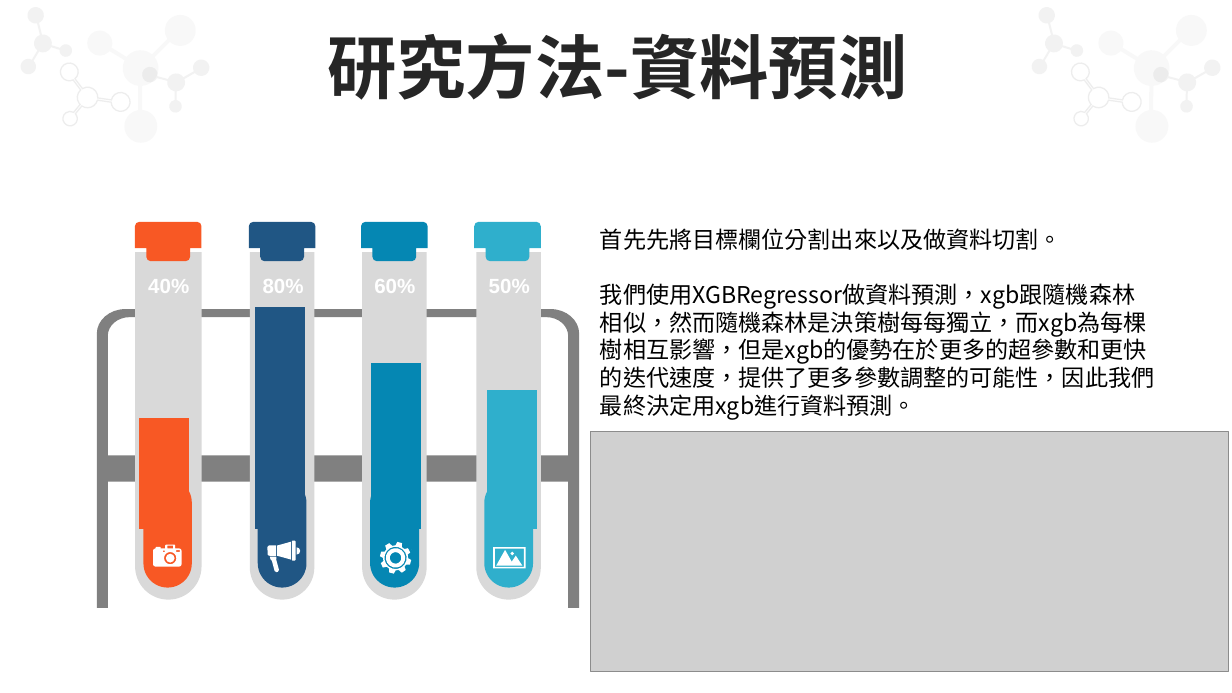
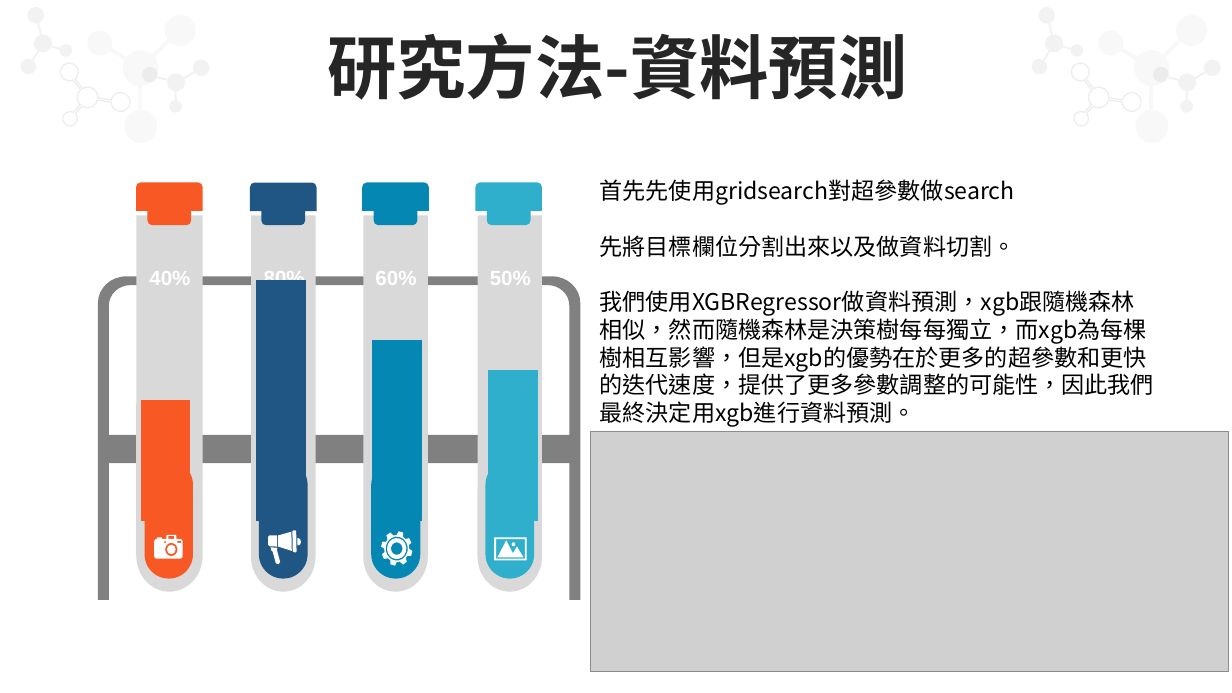
Before and after one commit to yuyi0522/-, a slide deck: slide 7 of 酶.pptx. Drawn at 1232x693 pixels with LibreOffice and Linux fonts; fonts in the diff are those of the drawing; grey boxes stand for pictures. Boxes give left, top, right and bottom in pixels: in the first picture for what was removed or moved away, otherwise in the second. Text is boxed around its words. In the diff, an @@ line names an element or a change of style, - is before the commit and + after.

```diff
--- a/酶.pptx
+++ b/酶.pptx
@@ text "首先先使用gridsearch對超參數做search": place and size @@
-text "首先先使用gridsearch對超參數做search" at [600, 228, 1154, 420]
+text "首先先使用gridsearch對超參數做search" at [600, 179, 1154, 427]
@@ text at [600, 179, 1016, 257]: text changed @@
-首先先將目標欄位分割出來以及做資料切割。
+首先先使用gridsearch對超參數做search
+先將目標欄位分割出來以及做資料切割。
@@ 4 freeform shapes: place and size @@
-4 freeform shapes at [135, 222, 541, 262]
+4 freeform shapes at [136, 183, 543, 226]
@@ freeform shape: place and size @@
-freeform shape at [135, 252, 201, 600]
+freeform shape at [136, 215, 202, 592]
@@ freeform shape: place and size @@
-freeform shape at [250, 252, 314, 600]
+freeform shape at [251, 215, 316, 592]
@@ freeform shape: place and size @@
-freeform shape at [362, 252, 427, 600]
+freeform shape at [363, 215, 428, 592]
@@ freeform shape: place and size @@
-freeform shape at [477, 252, 542, 600]
+freeform shape at [478, 215, 543, 592]
@@ column chart: place and size @@
-column chart at [97, 274, 579, 535]
+column chart at [98, 245, 580, 527]
@@ freeform shape: place and size @@
-freeform shape at [97, 310, 579, 608]
+freeform shape at [98, 276, 580, 600]
@@ rounded rectangle: place and size @@
-rounded rectangle at [143, 479, 191, 588]
+rounded rectangle at [144, 460, 192, 579]
@@ rounded rectangle: place and size @@
-rounded rectangle at [258, 479, 307, 588]
+rounded rectangle at [259, 460, 308, 579]
@@ rounded rectangle: place and size @@
-rounded rectangle at [370, 479, 419, 588]
+rounded rectangle at [372, 460, 421, 579]
@@ rounded rectangle: place and size @@
-rounded rectangle at [484, 479, 533, 588]
+rounded rectangle at [485, 460, 534, 579]
@@ 4 texts, 3 freeform shapes: place and size @@
-4 texts, 3 freeform shapes at [148, 275, 530, 573]
+4 texts, 3 freeform shapes at [149, 267, 531, 566]
@@ freeform shape: place and size @@
-freeform shape at [380, 543, 411, 574]
+freeform shape at [381, 531, 412, 566]
```
Also in this commit, not shown: 2 other slides changed.
